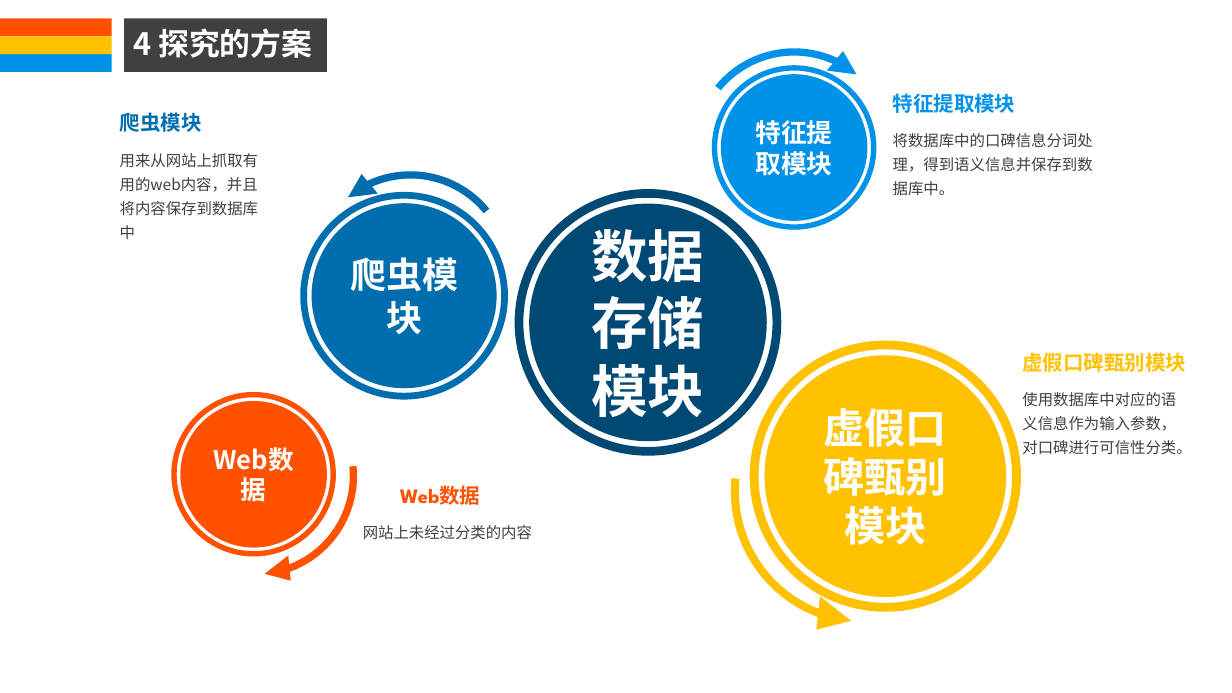
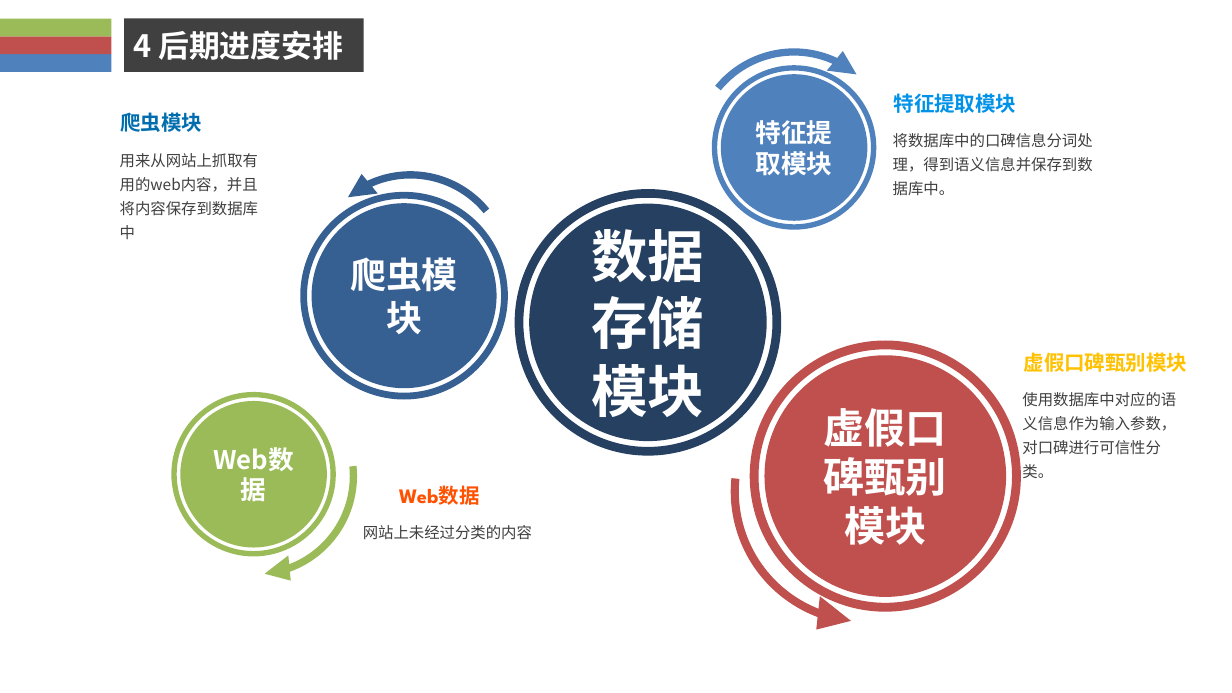
Before and after one commit to weiazm/GraduateProject, a slide deck: slide 16 of words/开题答辩.pptx (slide 12 before the commit). Drawn at 1232x693 pixels with LibreOffice and Linux fonts; fonts in the diff are those of the drawing; background and template pictures are left out. Boxes give left, top, right and bottom in pixels: in the first picture for what was removed or moved away, otherwise in the second. Text is boxed around its words. In the diff, an @@ line names an element or a change of style, - is before the commit and + after.

```diff
--- a/words/开题答辩.pptx
+++ b/words/开题答辩.pptx
@@ text removed at <box>124,18,327,72</box> @@
-4 探究的方案
@@ rectangle added at <box>124,18,363,72</box>, fill #404040, 24 pt, text #FFFFFF, bold @@
+4 后期进度安排
@@ fill #0092E8 to #4F81BD in 4 elements at <box>721,74,868,221</box>, <box>0,55,112,72</box>, <box>712,66,876,230</box>, <box>637,0,951,307</box> @@
@@ fill #006DAE to #376092 in 3 elements at <box>311,203,496,388</box>, <box>254,117,567,430</box>, <box>300,192,508,400</box> @@
@@ donut at <box>515,189,782,457</box>: fill #004974 to #254061 @@
@@ ellipse "数据存储模块" at <box>530,203,767,441</box>: fill #004974 to #254061 @@
@@ fill #FFC100 to #C0504D in 4 elements at <box>764,355,1006,597</box>, <box>718,345,1012,639</box>, <box>0,37,112,55</box>, <box>750,341,1021,613</box> @@
@@ text "使用数据库中对应的语义信息作为输入参数，对口碑进行可信性分类。" rewrapped from <box>1022,392,1191,455</box> to <box>1022,392,1176,478</box> @@
@@ fill #FF5100 to #9BBB59 in 4 elements at <box>180,401,327,548</box>, <box>0,18,112,36</box>, <box>144,365,366,587</box>, <box>171,392,335,556</box> @@
```
Also in this commit, not shown: 10 other slides changed, 12 slides added, 10 slides removed, 5 other files.
